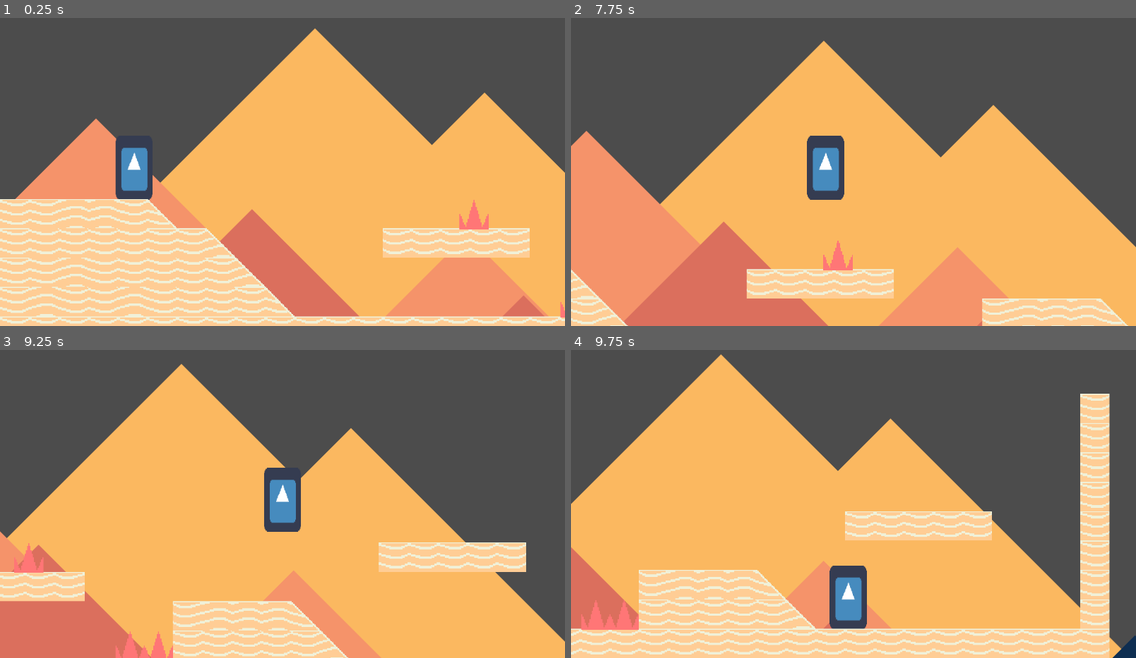
Above: before the commit, frames 1-4 (two rows, left to right).
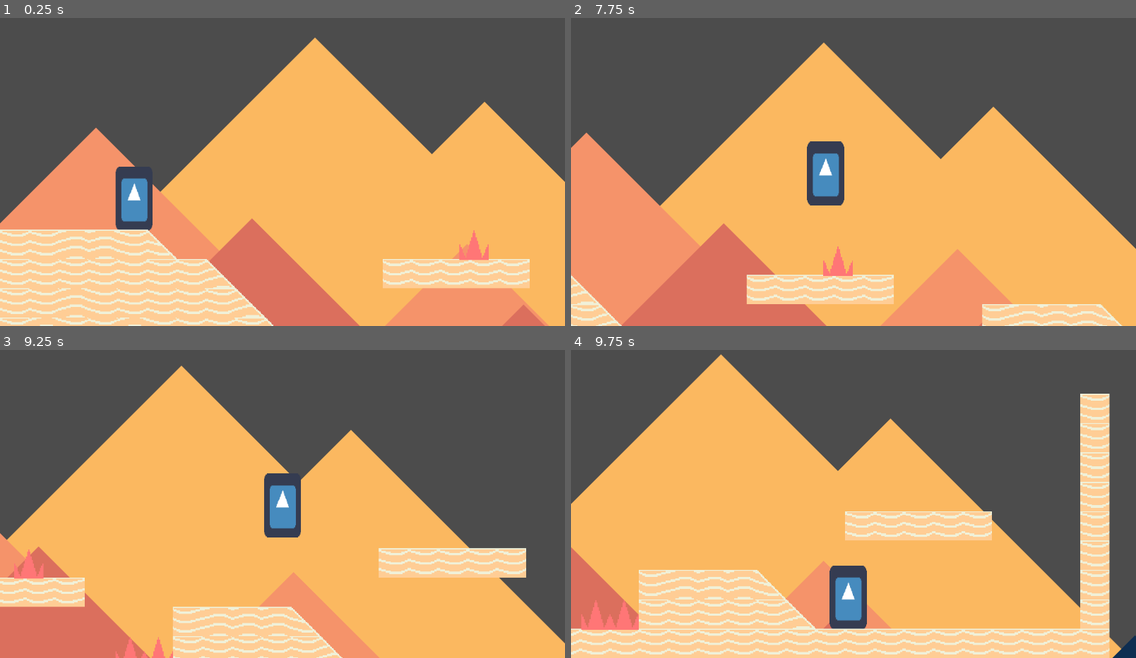
Above: after the commit, the same moments.

Repository: Streamfire/LeapDayPlatformer
Game: Godot game, scene res://internal/scenes/Main.tscn
Same seed, same stepped clock (60 frames per second), same inputs: the game is played once before the commit and once after it. The engine's default icon, where the game draws it, is replaced by a stand-in: a white triangle on a blue panel in a dark square.
Inputs:
- Up to frame 1 (0.25 s): no input
- Up to frame 2 (7.75 s): tap Enter at 0.5, 5.75 s; hold D (Move_Right) 0.53-2.03 s; tap Space (Move_Jump) at 0.77, 1.52, 3.02, 3.77, 4.25, 4.52, 6.02, 6.77, 7.52 s; hold A (Move_Left) 2.03-2.78 s; hold D (Move_Right) 2.78-4.28 s; hold A (Move_Left) 4.28-5.03 s; hold D (Move_Right) 5.03-5.78 s; hold A (Move_Left) 5.78-7.28 s; hold D (Move_Right) from 7.28 s (still down)
- Up to frame 3 (9.25 s): keep holding D (Move_Right); tap Space (Move_Jump) at 8.75, 9.02 s
- Up to frame 4 (9.75 s): release D (Move_Right) at 9.53 s; hold A (Move_Left) from 9.53 s (still down)

The runs differ from the first frame. In frame 1, 21% of the frame differs, in the area x 0-100%, y 3-100%; in frame 2, 6.0%; in frame 3, 7.6%; in frame 4, nothing differs.

Commit message:
enabled H margin

Diff:
--- a/internal/scenes/Main.tscn
+++ b/internal/scenes/Main.tscn
@@ -20,6 +20,7 @@
 limit_left = 0
 limit_bottom = 1075
 drag_margin_h_enabled = true
+drag_margin_v_enabled = true
 drag_margin_left = 0.3
 drag_margin_right = 0.0
 editor_draw_drag_margin = true
Not shown, added: .mono/metadata/ide_server_meta.txt
